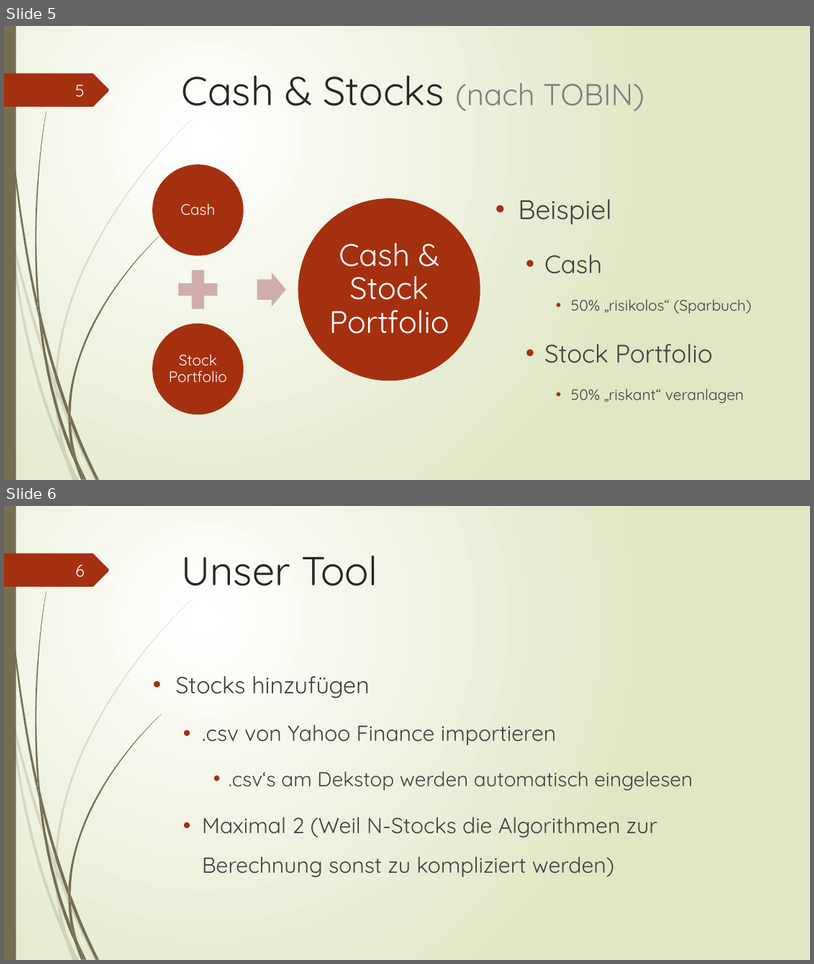
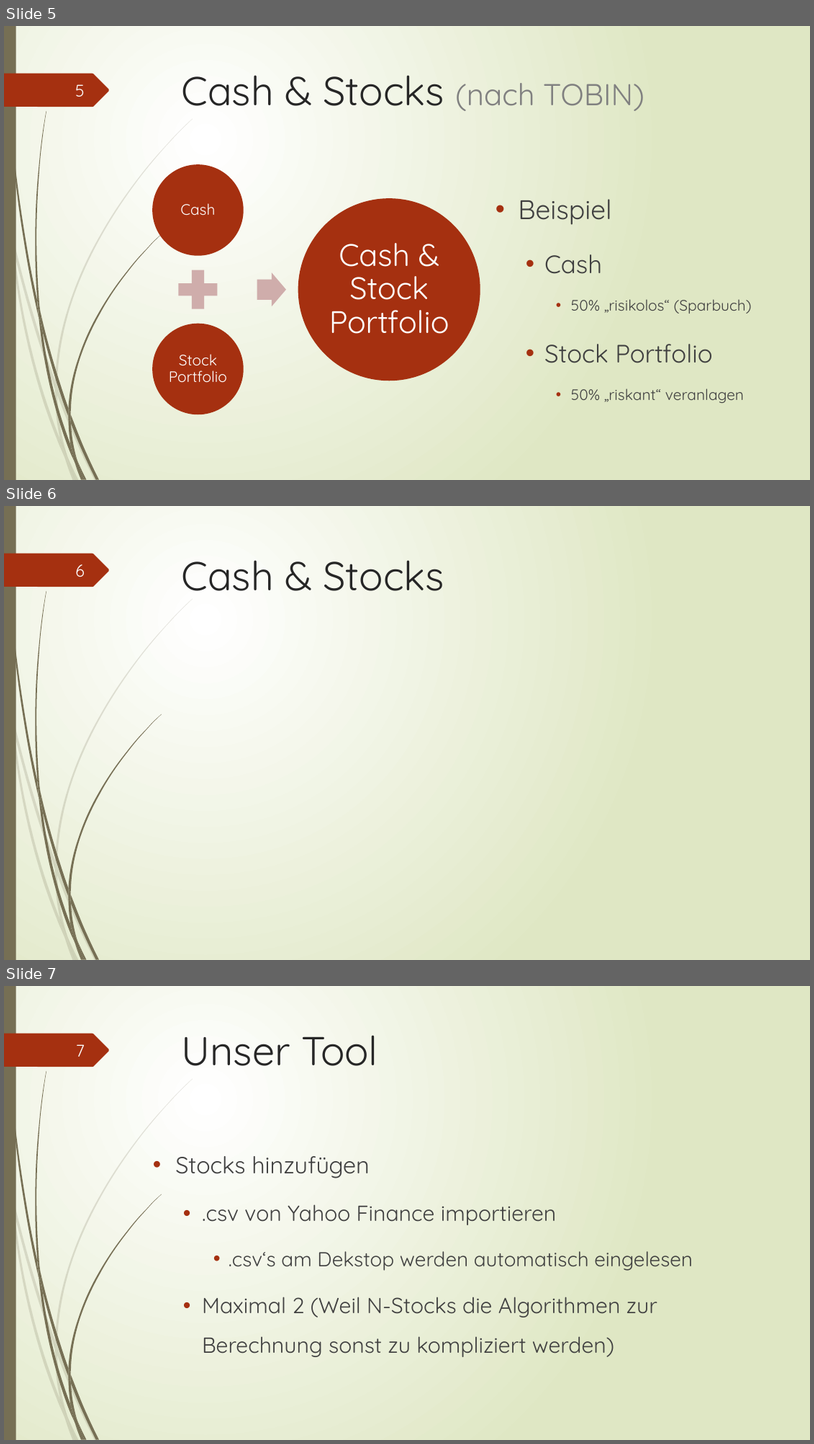
Before and after one commit to mathck/FINUE3, a slide deck: Files/Unsere Folien.pptx. Shown one above the other, each under a label of ours: slides 5 and 6 before the commit, slides 5, 6 and 7 after it. The pictures are 814x964 and 814x1444 pixels, drawn with LibreOffice and Linux fonts; fonts in the diff are those of the drawing; grey boxes stand for pictures. Boxes give left, top, right and bottom in pixels: in the first picture for what was removed or moved away, otherwise in the second. Text is boxed around its words. In the diff, an @@ line names an element or a change of style, - is before the commit and + after.

```diff
--- a/Files/Unsere Folien.pptx
+++ b/Files/Unsere Folien.pptx
@@ slide 6 added at (4,506,810,960), background gradient #FFFFFF to #DFE8C4; not listed: 24 template elements that a slide beside it also shows @@
@@ page number added at (75,564,85,577), 20 pt, text #FEFFFF @@
+6
@@ title added at (182,560,445,591), 48 pt, text #262626 @@
+Cash & Stocks
@@ what was slide 6 is now slide 7 @@
@@ page number at (76,1044,85,1057): text changed @@
-6
+7
```
Also in this commit, not shown: 1 other slide added, 3 other files.
